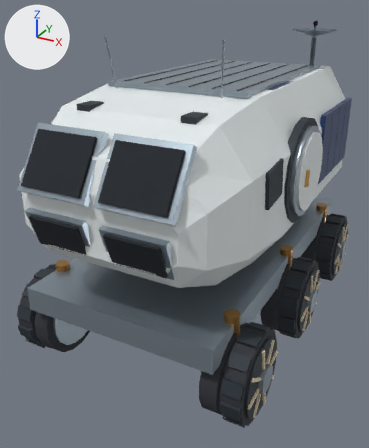
What one commit did to the glTF model frontend/route_models/pressurized_rover.glb.
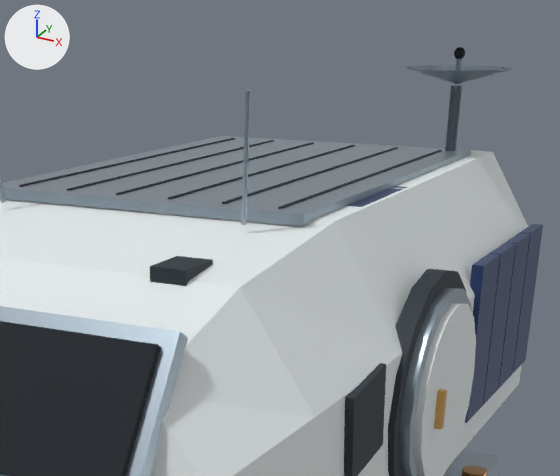
The first picture shows the older version from a 50 mm lens placed at (2.3, -4.74, 3.35), pointed at (-0.17, -0.25, 1.1). The close-ups show the older and then the newer version on the part from 31% to 97% of the width and 0% to 46% of the height of that picture. Only the edits that show in the close-ups are written down. Lighting does not change. The marker at upper left points along +X, +Y and +Z. Where no turn or scale is listed for an object, it has been applied to the vertices.

Names of what the first close-up shows: 'Airlock hatch.001', 'Airlock trim.001', 'Blue exterior solar wrap.004', 'Blue exterior solar wrap.005', 'Blue exterior solar wrap.006', 'Blue exterior solar wrap.007', 'Door rim.001', 'Forward side viewport.001', 'Roof radiator', 'Tapered SEV pressure hull', 'Upper windscreen pane.001', 'Upper windscreen surround.001' and 17 more.
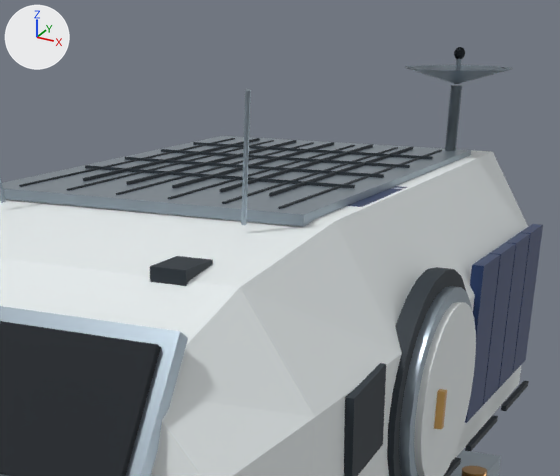
The change in detail:
Object 'Roof panel seam.008' (ob_roof_panel_seam_008) is new; it shows me_mesh_2.
Its parent is ob_pressurized_rover.
Its location is (0.427, 0.45, 2.65).
Its scale is (0.01, 1.78, 0.012).
Object 'Roof panel seam.007' (ob_roof_panel_seam_007) is new; it shows me_mesh_2.
Its parent is ob_pressurized_rover.
Its location is (0.213, 0.45, 2.65).
Its scale is (0.01, 1.78, 0.012).
Object 'Roof panel seam.006' (ob_roof_panel_seam_006) is new; it shows me_mesh_2.
Its parent is ob_pressurized_rover.
Its location is (0.0, 0.45, 2.65).
Its scale is (0.01, 1.78, 0.012).
Object 'Roof panel seam.005' (ob_roof_panel_seam_005) is new; it shows me_mesh_2.
Its parent is ob_pressurized_rover.
Its location is (-0.213, 0.45, 2.65).
Its scale is (0.01, 1.78, 0.012).
Object 'Roof panel seam.004' (ob_roof_panel_seam_004) is new; it shows me_mesh_2.
Its parent is ob_pressurized_rover.
Its location is (-0.427, 0.45, 2.65).
Its scale is (0.01, 1.78, 0.012).
Object 'Roof panel seam.003' (ob_roof_panel_seam_003) is new; it shows me_mesh_2.
Its parent is ob_pressurized_rover.
Its location is (0.0, -0.084, 2.65).
Its scale is (1.28, 0.01, 0.012).
Object 'Roof panel seam.002' (ob_roof_panel_seam_002) is new; it shows me_mesh_2.
Its parent is ob_pressurized_rover.
Its location is (0.0, 0.272, 2.65).
Its scale is (1.28, 0.01, 0.012).
Object 'Roof panel seam.001' (ob_roof_panel_seam_001) is new; it shows me_mesh_2.
Its parent is ob_pressurized_rover.
Its location is (0.0, 0.628, 2.65).
Its scale is (1.28, 0.01, 0.012).
Object 'Roof panel seam' (ob_roof_panel_seam) is new; it shows me_mesh_2.
Its parent is ob_pressurized_rover.
Its location is (0.0, 0.984, 2.65).
Its scale is (1.28, 0.01, 0.012).
Object 'Cabin side service seam.002' (ob_cabin_side_service_seam_002) is new; it shows me_mesh_2.
Its parent is ob_pressurized_rover.
Its location is (1.12, -0.1, 1.48).
Its scale is (0.025, 0.48, 0.025).
Object 'Cabin side service seam.001' (ob_cabin_side_service_seam_001) is new; it shows me_mesh_2.
Its parent is ob_pressurized_rover.
Its location is (1.12, 0.55, 1.48).
Its scale is (0.025, 0.48, 0.025).
Object 'Cabin side service seam' (ob_cabin_side_service_seam) is new; it shows me_mesh_2.
Its parent is ob_pressurized_rover.
Its location is (1.12, 1.2, 1.48).
Its scale is (0.025, 0.48, 0.025).

Pixel boxes [x1, y1, x2, y2] of what changed, in the close-ups (560 x 476 px):
'Roof panel seam.003', added: after [85, 165, 355, 188]
'Roof panel seam.002', added: after [125, 157, 384, 178]
'Roof panel seam.001', added: after [161, 149, 410, 168]
'Roof panel seam', added: after [193, 142, 433, 159]
'Roof panel seam.004', added: after [83, 138, 260, 181]
'Roof panel seam.005', added: after [127, 140, 296, 185]
'Roof panel seam.006', added: after [172, 142, 334, 188]
'Roof panel seam.008', added: after [269, 147, 413, 196]
'Roof panel seam.007', added: after [220, 144, 373, 192]
'Cabin side service seam.001', added: after [465, 415, 498, 452]
'Cabin side service seam', added: after [501, 381, 529, 411]
'Cabin side service seam.002', added: after [444, 457, 461, 476]
